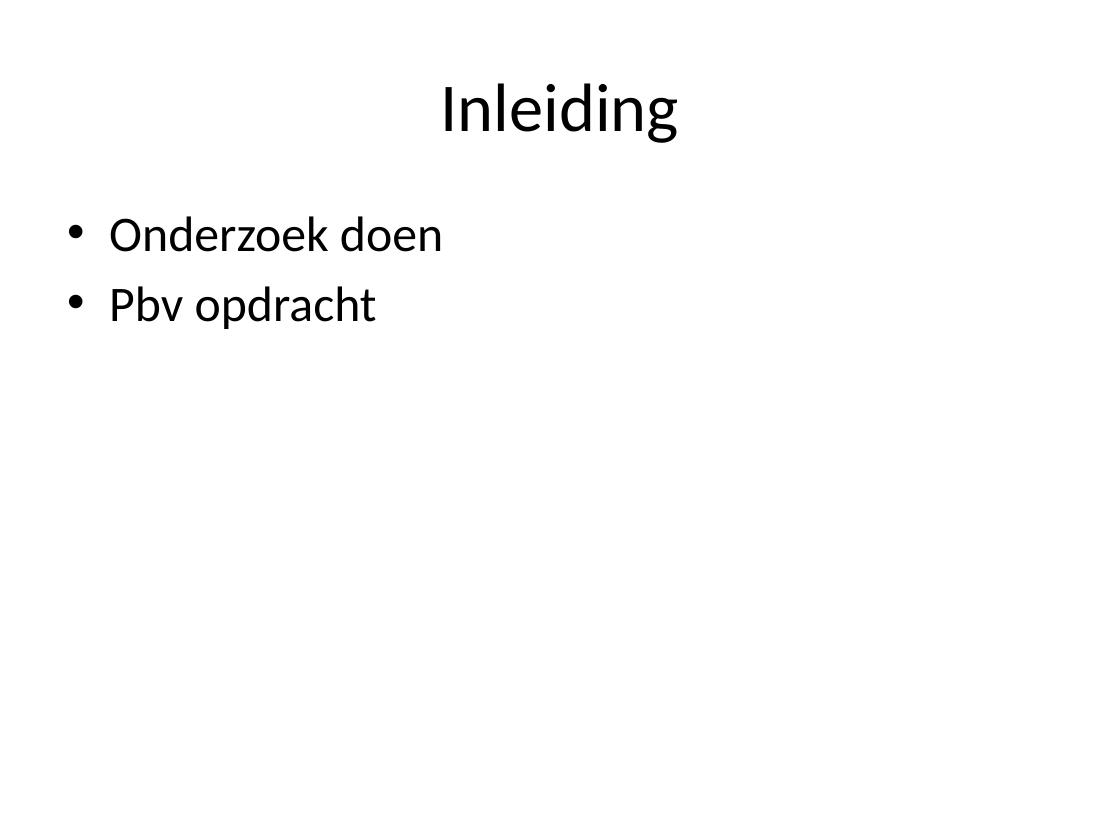
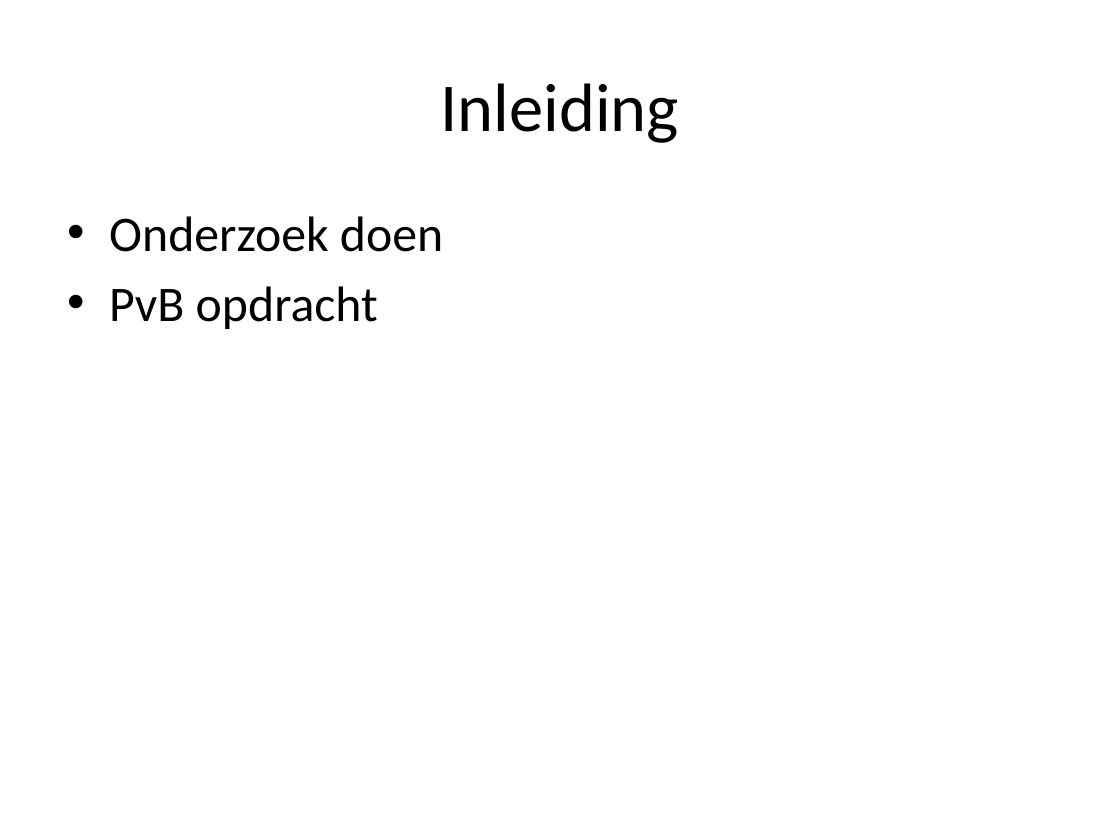
Before and after one commit to Kurtsuside1/Plotter-Data, a slide deck: slide 2 of Plotter Data.pptx. Drawn at 1120x840 pixels with LibreOffice and Linux fonts; fonts in the diff are those of the drawing. Boxes give left, top, right and bottom in pixels: in the first picture for what was removed or moved away, otherwise in the second. Text is boxed around its words. In the diff, an @@ line names an element or a change of style, - is before the commit and + after.

```diff
--- a/Plotter Data.pptx
+++ b/Plotter Data.pptx
@@ text at (109,286,378,329): text changed @@
-• Pbv opdracht
+• PvB opdracht
```
Also in this commit, not shown: 2 slides added, 3 other files.
